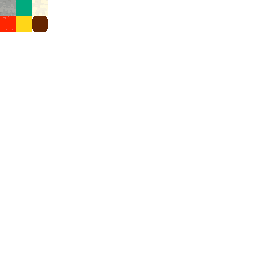
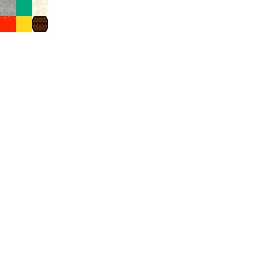
Layer changes from the first (256, 256) image to the second:
painted on "Layer #1" over <box>32,16,48,32</box>
